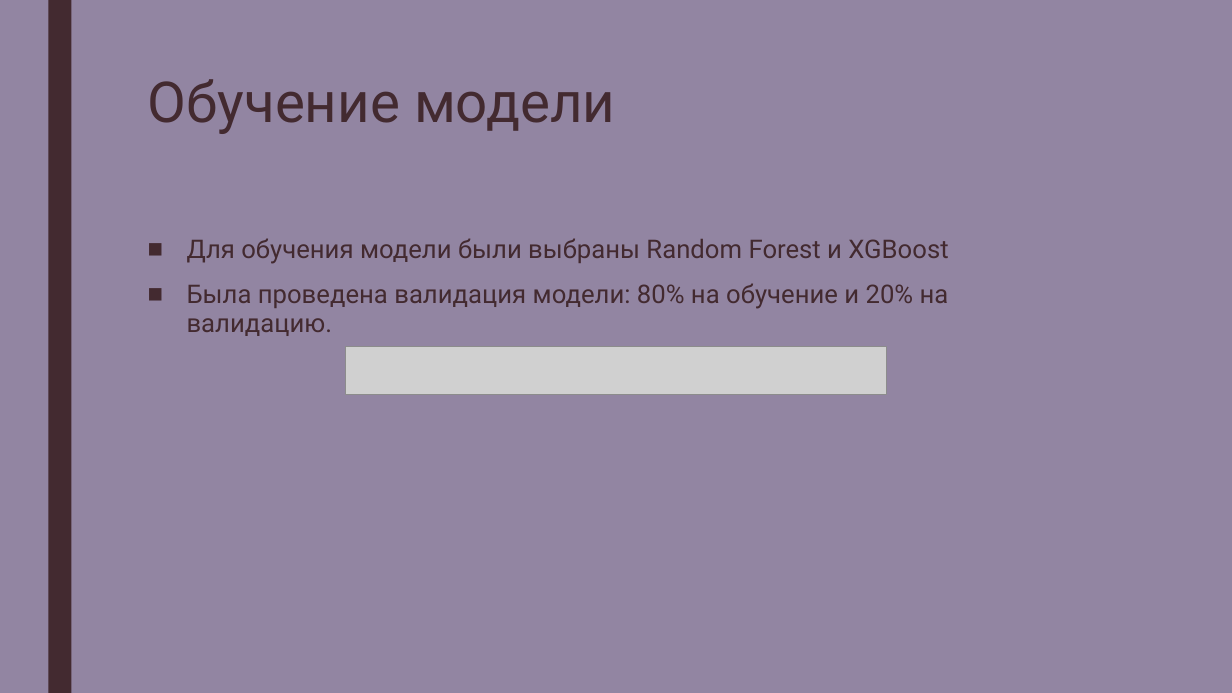
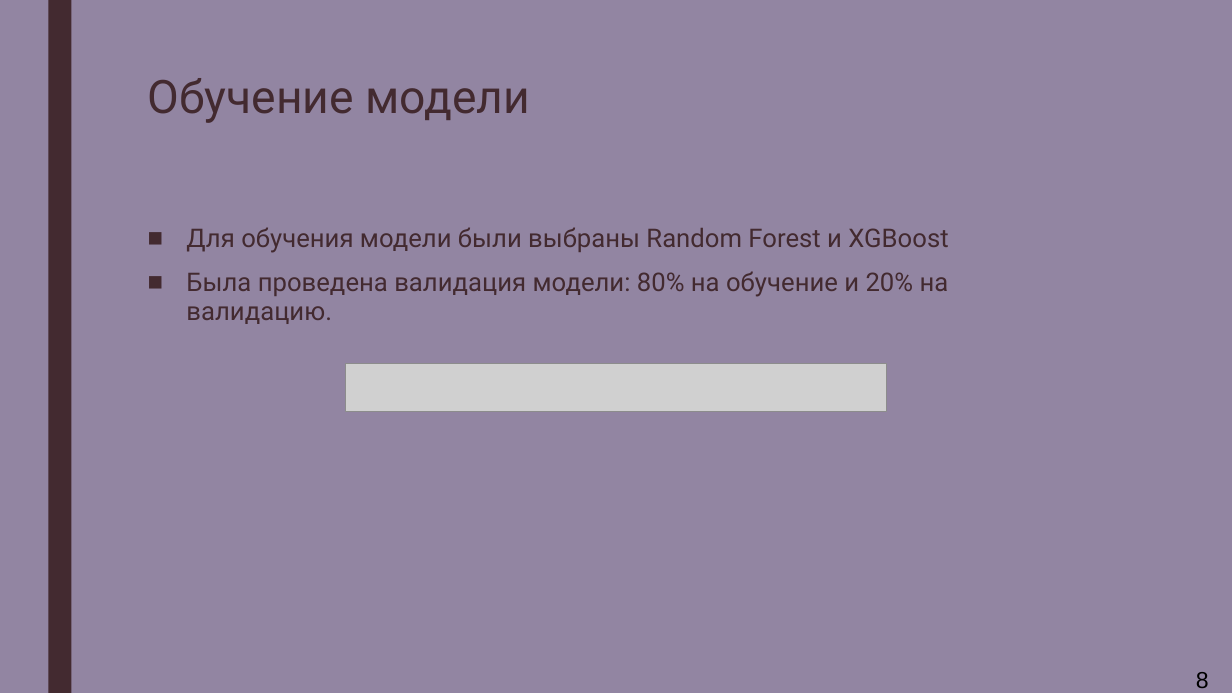
Before and after one commit to zumvanrin/DM_team_RIIID, a slide deck: slide 8 of Riid.pptx (slide 9 before the commit). Drawn at 1232x693 pixels with LibreOffice and Linux fonts; fonts in the diff are those of the drawing; grey boxes stand for pictures. Boxes give left, top, right and bottom in pixels: in the first picture for what was removed or moved away, otherwise in the second. Text is boxed around its words. In the diff, an @@ line names an element or a change of style, - is before the commit and + after.

```diff
--- a/Riid.pptx
+++ b/Riid.pptx
@@ text "Обучение модели" at (148, 78, 531, 123): size 44 to 36 pt @@
@@ text "Для обучения модели были выбраны ...": place and size @@
-text "Для обучения модели были выбраны ..." at (187, 238, 949, 336)
+text "Для обучения модели были выбраны ..." at (186, 227, 949, 324)
@@ picture: place and size @@
-picture at (346, 347, 886, 395)
+picture at (346, 364, 886, 412)
@@ text added at (1196, 672, 1209, 688), 18 pt, text #000000 @@
+8
```
Also in this commit, not shown: 7 other slides changed, 5 slides added, 5 slides removed.
